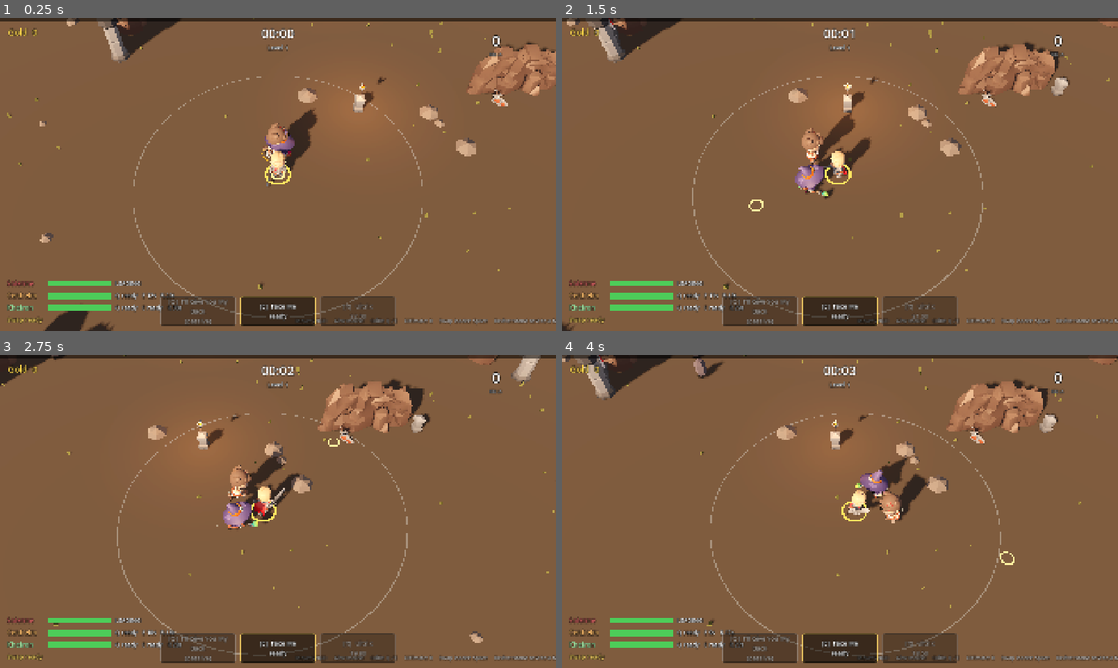
Above: before the commit, frames 1-4 (two rows, left to right).
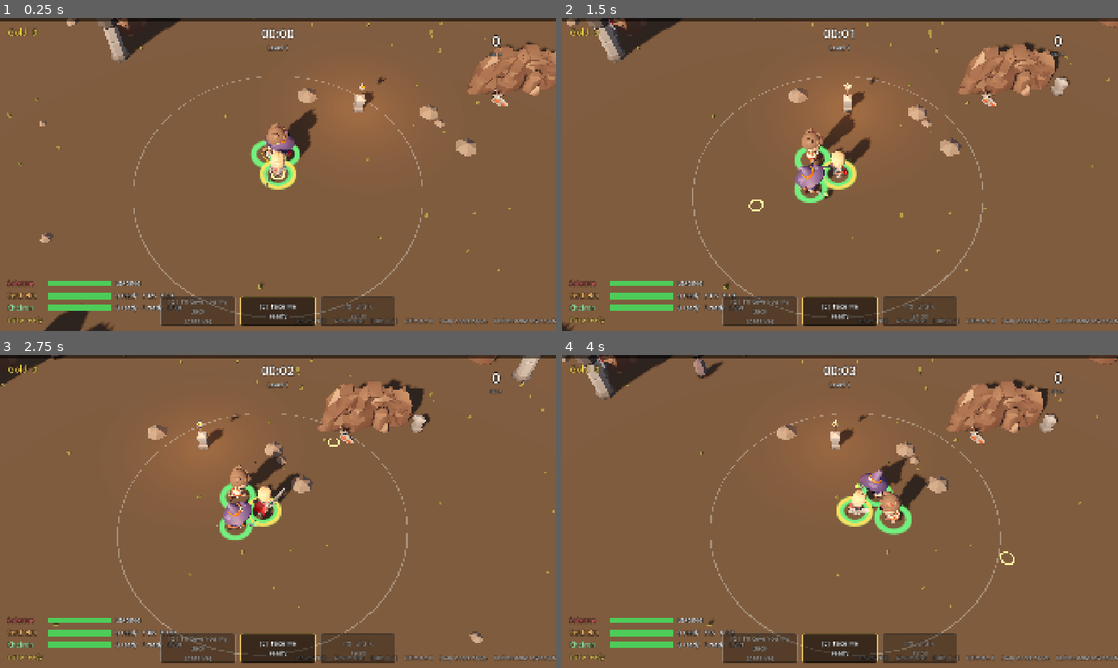
Above: after the commit, the same moments.

Repository: bjmwillis-bit/Party-Survivors
Game: Godot game, scene res://scenes/main.tscn
Two runs of this game, one before a commit and one after it. Both use one fixed random seed, a clock stepped at 60 frames per second and the inputs below.
Inputs (mouse positions are in pixels of both pictures, inside the frame that each line leads up to):
- Up to frame 1 (0.25 s): no input
- Up to frame 2 (1.5 s): tap Enter (restart) at 0.5 s; move the mouse to (962, 158) at 0.52 s; hold D (move_right) 0.53-1.25 s; tap B (banish) at 0.6 s; click (962, 158) at 0.67 s; drag from (728, 190) to (812, 237) at 1.27 s
- Up to frame 3 (2.75 s): move the mouse to (333, 442) at 2.02 s; hold D (move_right) from 2.03 s (still down); tap 2 (pick_2) at 2.1 s
- Up to frame 4 (4 s): release D (move_right) at 2.75 s; drag from (812, 574) to (673, 464) at 2.77 s; move the mouse to (1006, 558) at 3.52 s; hold A (move_left) from 3.53 s (still down); tap F (reroll) at 3.6 s

The runs differ from the first frame. In frame 1, 0.5% of the frame differs, in the area x 44-55%, y 38-55%; in frame 2, 0.6%; in frame 3, 0.6%; in frame 4, 0.7%, in the area x 49-63%, y 41-58%.

Commit message:
Ranged followers kite; health rings on the ground
Ranged followers (Kheiron) now fire when their shot is ready, then use
the reload to slip to the nearby spot with the fewest enemies, keeping
their target in range and staying inside the leash (or the grove, when
one is down). The healer stays within 5 m of whoever is most hurt. In
bot runs Kheiron takes about 40% less damage. Melee heroes still dive.

Every hero has a health ring on the ground that empties clockwise as
they're hurt (green, amber, red). The leader's has a gold rim (replacing
the old leader ring) and flashes red when low.

Co-Authored-By: Claude Opus 5.5 <noreply@anthropic.com>
Claude-Session: https://claude.ai/code/session_01FMcHcLmJedgvY8KW7w1KPC

Diff:
--- a/scripts/hero.gd
+++ b/scripts/hero.gd
@@ -143,7 +143,12 @@
 var _lunge := 0.0
 var _body: Node3D
 var _mat: StandardMaterial3D
-var _lead_ring: MeshInstance3D
+var _hp_ring: MeshInstance3D # health on the ground: a ring that empties as they're hurt
+var _hp_mat: ShaderMaterial
+var _hp_shown := 1.0
+## Ranged kiting: where this follower is heading between shots.
+var kite_spot := Vector3.ZERO
+var kite_timer := 0.0
 var _revive_ring: MeshInstance3D
 var _taunt_ring: MeshInstance3D
 var _model: Node3D # the KayKit placeholder model, if it loaded
@@ -167,6 +172,7 @@
 	_build_visual()
 	_taunt_ring = _flat_ring(0.95, 1.1, Color(accent.r, accent.g, accent.b, 0.7))
 	_taunt_ring.visible = false
+	_build_hp_ring()
 
 
 func _process(delta: float) -> void:
@@ -187,7 +193,7 @@
 		_mat.albedo_color = color.darkened(0.55)
 	else:
 		_mat.albedo_color = color
-	_lead_ring.visible = is_leader and not downed
+	_update_hp_ring(delta)
 	_revive_ring.visible = downed
 	_taunt_ring.visible = _taunt_time > 0.0 and not downed
 
@@ -279,6 +285,21 @@
 
 func is_healer() -> bool:
 	return kind == "kheiron"
+
+
+## Ranged heroes kite as followers: shoot when ready, reposition between shots.
+func is_ranged() -> bool:
+	return kind == "kheiron"
+
+
+## How far a ranged hero can shoot.
+func shot_range() -> float:
+	return 13.0
+
+
+## True when the next basic attack is (nearly) ready to fire.
+func attack_ready() -> bool:
+	return _attack_timer <= 0.12
 
 
 ## How close a follower gets to its target before stopping to fight.
@@ -386,7 +407,7 @@
 
 func _attack_kheiron() -> bool:
 	var me := _my_xz()
-	var target: int = Game.enemies.nearest(me, 13.0)
+	var target: int = Game.enemies.nearest(me, shot_range())
 	if target < 0:
 		return false
 	var to: Vector2 = (Game.enemies.pos[target] - me).normalized()
@@ -983,7 +1004,6 @@
 	add_child(_body)
 	_mat = Game.material(color)
 	if _build_model():
-		_lead_ring = _flat_ring(0.62, 0.78, Color(1.0, 0.82, 0.3, 0.9))
 		_revive_ring = _flat_ring(0.85, 1.0, Color(0.5, 1.0, 0.5, 0.8))
 		_revive_ring.visible = false
 		return
@@ -1048,7 +1068,6 @@
 			tip.rings = 2
 			_part(Game.flat_mesh(tip), Game.material(accent, 1.5), Vector3(0.42, 2.05, 0.15))
 
-	_lead_ring = _flat_ring(0.62, 0.78, Color(1.0, 0.82, 0.3, 0.9))
 	_revive_ring = _flat_ring(0.85, 1.0, Color(0.5, 1.0, 0.5, 0.8))
 	_revive_ring.visible = false
 
@@ -1076,3 +1095,75 @@
 	m.cast_shadow = GeometryInstance3D.SHADOW_CASTING_SETTING_OFF
 	add_child(m)
 	return m
+
+
+# --- Health ring -------------------------------------------------------------
+# A ring on the ground under each hero that empties clockwise as they lose
+# health: green, then amber, then red. The leader's has a gold rim, and
+# flashes red when they're low.
+
+const HP_RING_SHADER := """
+shader_type spatial;
+render_mode unshaded, cull_disabled, depth_draw_never, shadows_disabled;
+uniform float fill = 1.0;
+uniform vec4 hp_color : source_color = vec4(0.35, 0.9, 0.4, 1.0);
+uniform float leader = 0.0;
+uniform float flash = 0.0;
+void fragment() {
+	vec2 p = UV - 0.5;
+	float r = length(p);
+	float aa = max(fwidth(r), 0.002);
+	float t = fract(atan(p.x, -p.y) / 6.2831853);
+	float band = smoothstep(0.33 - aa, 0.33, r) * (1.0 - smoothstep(0.42, 0.42 + aa, r));
+	float filled = step(t, fill);
+	vec3 col = mix(vec3(0.05), hp_color.rgb, filled);
+	float alpha = band * mix(0.35, 0.95, filled);
+	float rim = leader * smoothstep(0.435 - aa, 0.435, r) * (1.0 - smoothstep(0.48, 0.48 + aa, r));
+	col = mix(col, vec3(1.0, 0.8, 0.3), rim);
+	alpha = max(alpha, rim * 0.95);
+	col = mix(col, vec3(1.0, 0.12, 0.06), flash * max(band, rim));
+	ALBEDO = col;
+	ALPHA = alpha;
+}
+"""
+const HP_LOW := 0.3 # below this the ring turns red (and the leader's flashes)
+
+static var _hp_shader: Shader
+
+
+func _build_hp_ring() -> void:
+	if _hp_shader == null:
+		_hp_shader = Shader.new()
+		_hp_shader.code = HP_RING_SHADER
+	_hp_mat = ShaderMaterial.new()
+	_hp_mat.shader = _hp_shader
+	var quad := PlaneMesh.new()
+	var size := 2.3 if kind == "cenhelm" else 2.0
+	quad.size = Vector2(size, size)
+	_hp_ring = MeshInstance3D.new()
+	_hp_ring.mesh = quad
+	_hp_ring.material_override = _hp_mat
+	_hp_ring.cast_shadow = GeometryInstance3D.SHADOW_CASTING_SETTING_OFF
+	_hp_ring.top_level = true # stays upright: it shouldn't spin as the hero turns
+	add_child(_hp_ring)
+
+
+func _update_hp_ring(delta: float) -> void:
+	_hp_ring.visible = not downed
+	if downed:
+		return
+	_hp_ring.global_position = Vector3(global_position.x, 0.06, global_position.z)
+	var frac := clampf(hp / max_hp, 0.0, 1.0)
+	_hp_shown = move_toward(_hp_shown, frac, delta * 1.5) # drains smoothly, never lags far
+	if absf(_hp_shown - frac) > 0.25:
+		_hp_shown = frac + 0.25 * signf(_hp_shown - frac)
+	var col := Color(0.35, 0.9, 0.4)
+	if frac < 0.6:
+		col = Color(1.0, 0.72, 0.2).lerp(Color(0.35, 0.9, 0.4), (frac - HP_LOW) / (0.6 - HP_LOW)) if frac >= HP_LOW else Color(0.95, 0.2, 0.12)
+	_hp_mat.set_shader_parameter("fill", _hp_shown)
+	_hp_mat.set_shader_parameter("hp_color", col)
+	_hp_mat.set_shader_parameter("leader", 1.0 if is_leader else 0.0)
+	var flash := 0.0
+	if is_leader and frac < HP_LOW:
+		flash = 0.5 + 0.5 * sin(Time.get_ticks_msec() * 0.012)
+	_hp_mat.set_shader_parameter("flash", flash)
--- a/scripts/party.gd
+++ b/scripts/party.gd
@@ -14,6 +14,13 @@
 const HEAL_SEEK_BELOW := 0.9
 ## Below this health fraction a follower stops hunting and falls back.
 const RETREAT_BELOW := 0.35
+## Ranged kiting (see _kite).
+const KITE_STEP := 2.5 # how far apart the spots it considers are
+const KITE_CROWD_RADIUS := 3.5 # enemies within this of a spot count against it
+const KITE_KEEP_RANGE := 0.75 # stay within this fraction of shooting range
+const KITE_RETHINK := 0.3 # seconds between choosing a new spot
+## A healer stays within this of the ally who needs them.
+const HEALER_STAY_NEAR := 5.0
 
 var heroes: Array = []
 var leader_index := 0
@@ -238,15 +245,26 @@
 			elif hxz.distance_to(gxz) > gr * 0.85:
 				goal = _grove_spot_near_leader(l, g)
 				stop = 0.5
+			elif h.is_ranged() and not low and _hunt(hxz, lxz) >= 0:
+				# Ranged heroes keep kiting, but inside the grove.
+				var k = _kite(h, _hunt(hxz, lxz), lxz, null, delta, gxz, gr * 0.8)
+				goal = k[0]
+				stop = k[1]
 			else:
 				goal = h.position
-		elif h.is_healer():
-			var hurt = lowest_health_ally(h, HEAL_SEEK_BELOW)
-			if hurt != null:
-				goal = hurt.position
-				stop = 2.0
 		elif low:
 			pass # fall back to the formation slot behind the leader
+		elif h.is_ranged():
+			var hurt = lowest_health_ally(h, HEAL_SEEK_BELOW) if h.is_healer() else null
+			if hurt != null and h.position.distance_to(hurt.position) > HEALER_STAY_NEAR:
+				goal = hurt.position # a healer keeps close to whoever is hurt
+				stop = HEALER_STAY_NEAR - 1.0
+			else:
+				var e := _hunt(hxz, lxz)
+				if e >= 0:
+					var k = _kite(h, e, lxz, hurt, delta)
+					goal = k[0]
+					stop = k[1]
 		else:
 			var e := _hunt(hxz, lxz)
 			if e >= 0:
@@ -282,6 +300,49 @@
 			h.facing = atan2(to.x, to.z)
 
 
+## Ranged followers kite. When their shot is ready they close to shooting
+## range and fire; while it reloads they slip to the nearby spot with the
+## fewest enemies around it, as long as the target stays in range and the
+## spot is inside the leash. Returns [goal, stop distance].
+func _kite(h, target: int, lxz: Vector2, near_ally, delta: float, zone := Vector2.ZERO, zone_r := 0.0) -> Array:
+	var txz: Vector2 = Game.enemies.pos[target]
+	var hxz := Vector2(h.position.x, h.position.z)
+	var keep: float = h.shot_range() * KITE_KEEP_RANGE
+	if h.attack_ready():
+		h.kite_timer = 0.0
+		if hxz.distance_to(txz) > keep and zone_r <= 0.0:
+			return [Vector3(txz.x, 0.0, txz.y), keep * 0.9]
+		return [h.position, 0.06] # in range: stand and fire
+	h.kite_timer -= delta
+	if h.kite_timer <= 0.0:
+		h.kite_timer = KITE_RETHINK
+		h.kite_spot = _quietest_spot(hxz, txz, keep, lxz, near_ally, zone, zone_r)
+	return [h.kite_spot, 0.15]
+
+
+func _quietest_spot(from: Vector2, target: Vector2, keep: float, lxz: Vector2, near_ally, zone: Vector2, zone_r: float) -> Vector3:
+	var best := from
+	var best_score := INF
+	for ring in [0.0, KITE_STEP, KITE_STEP * 2.0]:
+		var dirs := 1 if ring == 0.0 else 8
+		for k in dirs:
+			var p: Vector2 = from + Vector2.from_angle(k * TAU / 8.0) * ring
+			if p.distance_to(lxz) > LEASH * 0.9 or p.distance_to(target) > keep:
+				continue
+			if near_ally != null and p.distance_to(Vector2(near_ally.position.x, near_ally.position.z)) > HEALER_STAY_NEAR:
+				continue
+			if zone_r > 0.0 and p.distance_to(zone) > zone_r:
+				continue
+			if Game.blocked(p, 0.4) or Game.clamp_arena(p) != p:
+				continue
+			# Fewest enemies close by; break ties by not walking far.
+			var score: float = float(Game.enemies.query(p, KITE_CROWD_RADIUS).size()) + ring * 0.05
+			if score < best_score:
+				best_score = score
+				best = p
+	return Vector3(best.x, 0.0, best.y)
+
+
 ## A spot inside the grove that is also inside the leash.
 func _grove_spot_near_leader(l, g: Dictionary) -> Vector3:
 	var gp: Vector3 = g["pos"]
Not shown, changed: README.md
